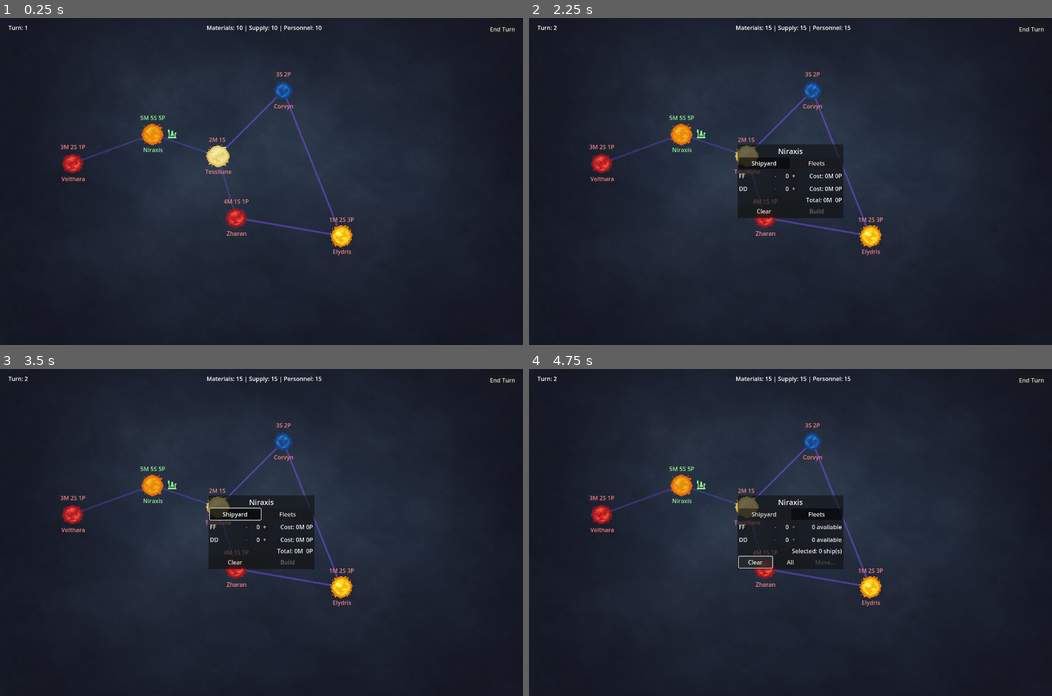
Above: before the commit, frames 1-4 (two rows, left to right).
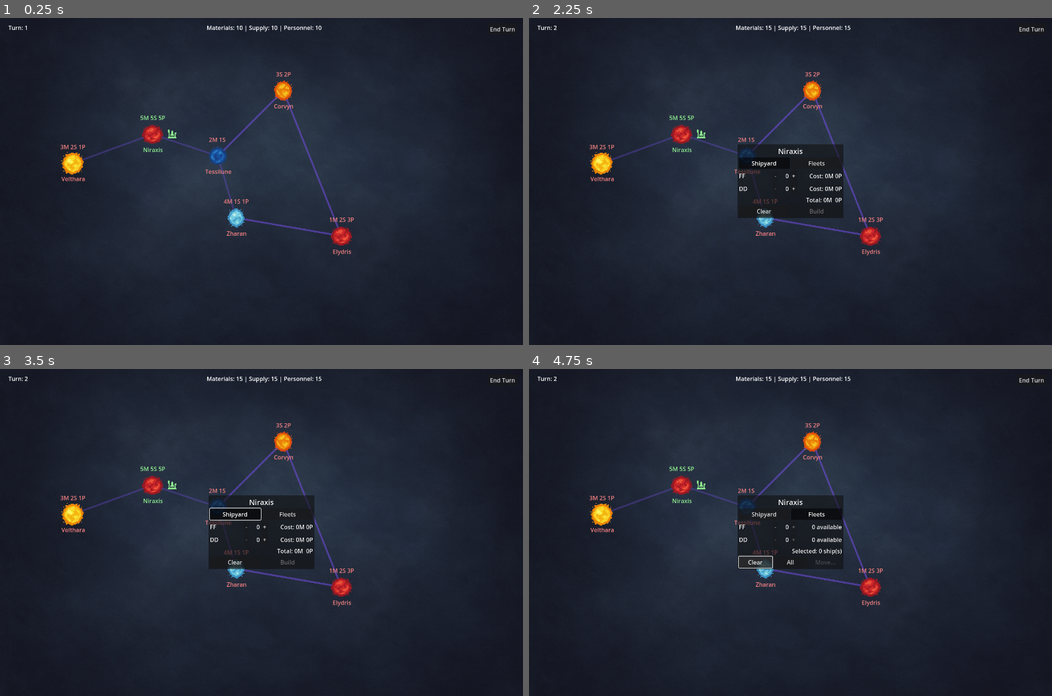
Above: after the commit, the same moments.

Repository: igjese/galaxy-campaign
Game: Godot game, scene res://map.tscn
Same seed, same stepped clock (60 frames per second), same inputs: the game is played once before the commit and once after it.
Inputs:
- Up to frame 1 (0.25 s): no input
- Up to frame 2 (2.25 s): click "End Turn" at 0.5 s; click "Velthara" at 1.25 s; click "Niraxis" at 2 s
- Up to frame 3 (3.5 s): click "Shipyard" at 2.75 s
- Up to frame 4 (4.75 s): click "Fleets" at 3.5 s; click "Clear" at 4.25 s

The runs differ from the first frame. In frame 1, 1.2% of the frame differs, in the area x 11-68%, y 19-71%; in frame 2, 1.2%; in frame 3, 1.2%; in frame 4, 1.2%.

Commit message:
combat refactor into logical steps

Diff:
--- a/map.gd
+++ b/map.gd
@@ -8,7 +8,7 @@
 
 
 func _ready():
-    randomize()
+    seed(123)
     spawn_worlds()
     draw_connections()
     connect_signals()
@@ -135,50 +135,67 @@
 func resolve_pending_moves():
     while GameData.pending_moves.size() > 0:
         var move = GameData.pending_moves.pop_front()
-
-        var from = move.from
-        var to = move.to
-        var ship_type = move.type
-        var count = move.count
-        var indicator = move.indicator
-
-        var to_world = system_map.get(to)
-
-        # Recreate player ships at destination
-        var player_ships = []
-        var player_cost = 0
-
-        for i in range(count):
-            var ship = {
-                "type": ship_type,
-                "faction": "player",
-                "location": to
-            }
-            player_ships.append(ship)
-            var design = GameData.ship_designs.get(ship_type)
-            player_cost += design.cost_mats + design.cost_pers
-
-        GameData.ships += player_ships
-
-        if to_world.faction == "ai":
-            var ai_fleet = generate_ai_fleet(player_cost)
-            var ai_cost = calculate_fleet_cost(ai_fleet)
-            var win_chance = float(player_cost) / (player_cost + ai_cost)
-
-            if randf() < win_chance:
-                to_world.faction = "player"
-                trim_ships(to, int(ai_cost / 2.0))
-                to_world.update_gui()
-                print("✔ Victory at %s! (Lost %d cost worth of ships)" % [to, int(ai_cost / 2.0)])
-            else:
-                GameData.ships = GameData.ships.filter(func(ship):
-                    return not (ship.faction == "player" and ship.location == to)
-                )
-                print("✘ Defeat at %s! All ships lost." % to)
+        move.indicator.queue_free()
+        var to_star = system_map.get(move.to)
+        if to_star.faction == "ai":
+            commence_battle(move)
         else:
-            print("→ Moved to %s without combat" % to)
-        move.indicator.queue_free()
-
+            transfer_ships_to_destination(move)
+            print("→ Moved to %s without combat" % move.to)
+
+func commence_battle(move):
+    var player_fleet = build_fleet("player", move.to, move.type, move.count)
+    GameData.ships += player_fleet
+
+    var player_cost = calculate_fleet_cost(player_fleet)
+    var ai_fleet = generate_ai_fleet(player_cost)
+
+    show_combat_dialog(move.from, move.to, player_fleet, ai_fleet)
+
+func show_combat_dialog(from, to, player_fleet, ai_fleet):
+    var player_cost = calculate_fleet_cost(player_fleet)
+    var ai_cost = calculate_fleet_cost(ai_fleet)
+
+    var win_chance = float(player_cost) / (player_cost + ai_cost)
+    var did_win = randf() < win_chance
+
+    if did_win:
+        apply_victory(to, ai_cost / 2.0)
+    else:
+        apply_defeat(to)
+
+    print("--- Combat ---")
+    var win_or_lose = "Victory" if did_win else "Defeat"
+    print("At %s, player cost: %d vs AI cost: %d → %s" %
+        [to, player_cost, ai_cost, win_or_lose ])
+
+func apply_victory(to: String, loss_cost: float):
+    var star = system_map[to]
+    star.faction = "player"
+    trim_ships(to, int(loss_cost))
+    star.update_gui()
+    print("✔ Victory at %s!" % to)
+
+
+func apply_defeat(to: String):
+    GameData.ships = GameData.ships.filter(func(ship):
+        return not (ship.faction == "player" and ship.location == to)
+    )
+    print("✘ Defeat at %s! All ships lost." % to)
+
+func transfer_ships_to_destination(move):
+    var new_ships = build_fleet("player", move.to, move.type, move.count)
+    GameData.ships += new_ships
+
+func build_fleet(faction: String, location: String, ship_type: String, count: int) -> Array:
+    var result = []
+    for i in count:
+        result.append({
+            "type": ship_type,
+            "faction": faction,
+            "location": location
+        })
+    return result
 
 func calculate_fleet_cost(fleet: Array) -> int:
     var total = 0
